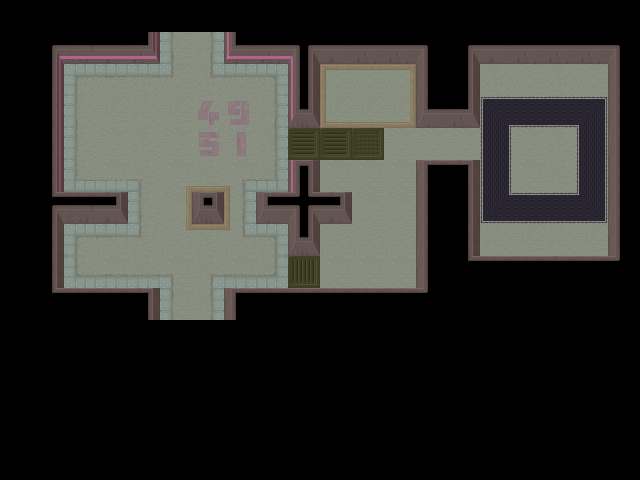
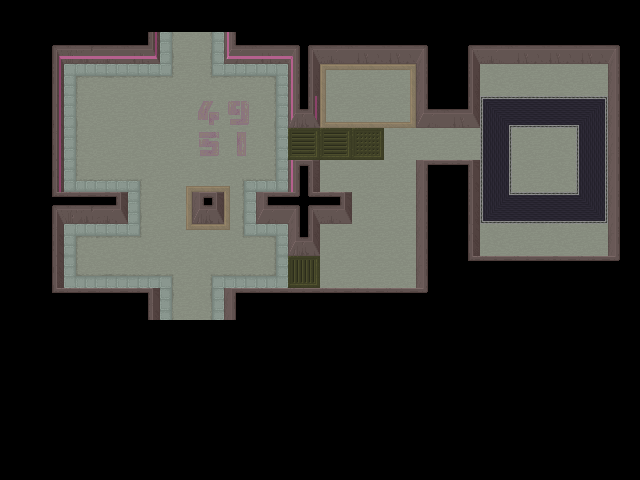
Layer changes from the first 640 × 480 image to the second:
painted on "walls" over [315, 96, 319, 120]
